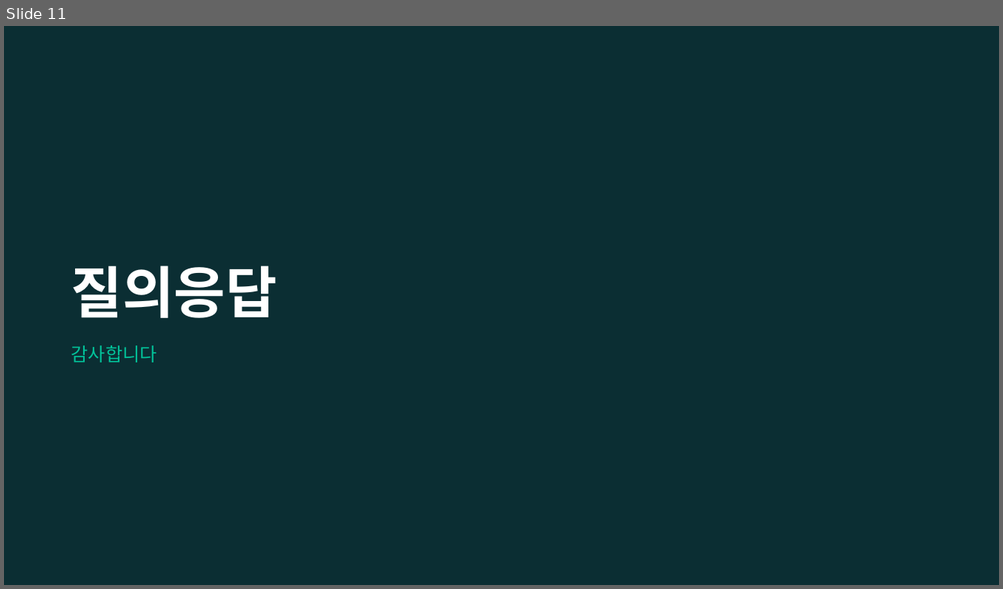
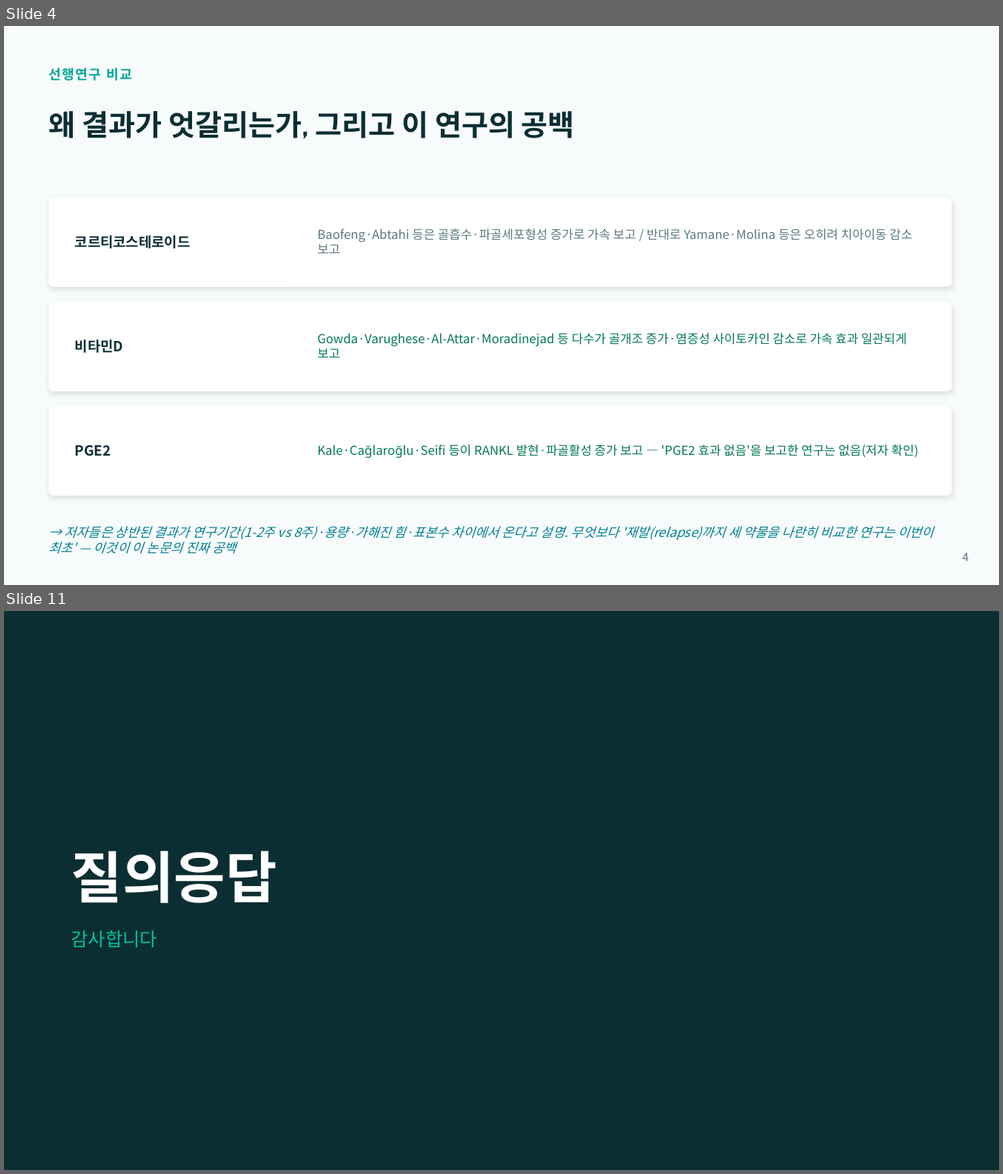
Before and after one commit to yojokem/-, a slide deck: 치과약리학실험2-논문발표/치과약리학실험2_논문발표.pptx. Shown one above the other, each under a label of ours: slide 11 before the commit, slides 4 and 11 after it; the slides between them are not shown. The pictures are 1003x589 and 1003x1174 pixels, drawn with LibreOffice and Linux fonts; fonts in the diff are those of the drawing. Boxes give left, top, right and bottom in pixels: in the first picture for what was removed or moved away, otherwise in the second. Text is boxed around its words. In the diff, an @@ line names an element or a change of style, - is before the commit and + after.

```diff
--- a/치과약리학실험2-논문발표/치과약리학실험2_논문발표.pptx
+++ b/치과약리학실험2-논문발표/치과약리학실험2_논문발표.pptx
@@ slide 4 added at [4, 26, 999, 585], background #F7FBFB @@
@@ text added at [48, 67, 132, 81], 13 pt, text #00A896, bold @@
+선행연구 비교
@@ text added at [48, 111, 575, 138], 28 pt, text #0B2E33, bold @@
+왜 결과가 엇갈리는가, 그리고 이 연구의 공백
@@ rounded rectangle added at [48, 198, 951, 287], fill #FFFFFF @@
@@ text added at [75, 235, 190, 249], 13.5 pt, text #0B2E33, bold @@
+코르티코스테로이드
@@ text added at [317, 229, 912, 254], 12 pt, text #5B7A7E @@
+Baofeng·Abtahi 등은 골흡수·파골세포형성 증가로 가속 보고 / 반대로 Yamane·Molina 등은 오히려 치아이동 감소 보고
@@ rounded rectangle added at [48, 302, 951, 392], fill #FFFFFF @@
@@ text added at [317, 333, 907, 358], 12 pt, text #047857 @@
+Gowda·Varughese·Al-Attar·Moradinejad 등 다수가 골개조 증가·염증성 사이토카인 감소로 가속 효과 일관되게 보고
@@ text added at [75, 340, 123, 353], 13.5 pt, text #0B2E33, bold @@
+비타민D
@@ rounded rectangle added at [48, 406, 951, 496], fill #FFFFFF @@
@@ text added at [75, 445, 111, 457], 13.5 pt, text #0B2E33, bold @@
+PGE2
@@ text added at [317, 445, 919, 457], 12 pt, text #047857 @@
+Kale·Cağlaroğlu·Seifi 등이 RANKL 발현·파골활성 증가 보고 — 'PGE2 효과 없음'을 보고한 연구는 없음(저자 확인)
@@ text added at [48, 526, 933, 554], 12.5 pt, text #028090, italic @@
+→ 저자들은 상반된 결과가 연구기간(1-2주 vs 8주)·용량·가해진 힘·표본수 차이에서 온다고 설명. 무엇보다 '재발(relapse)까지 세 약물을 나란히 비교한 연구는 이번이 최초' — 이것이 이 논문의 진짜 공백
@@ text added at [962, 553, 969, 562], 11 pt, text #5B7A7E @@
+4
```
Also in this commit, not shown: 5 slides changed, 4 other slides added, 5 slides removed, 1 other file.
